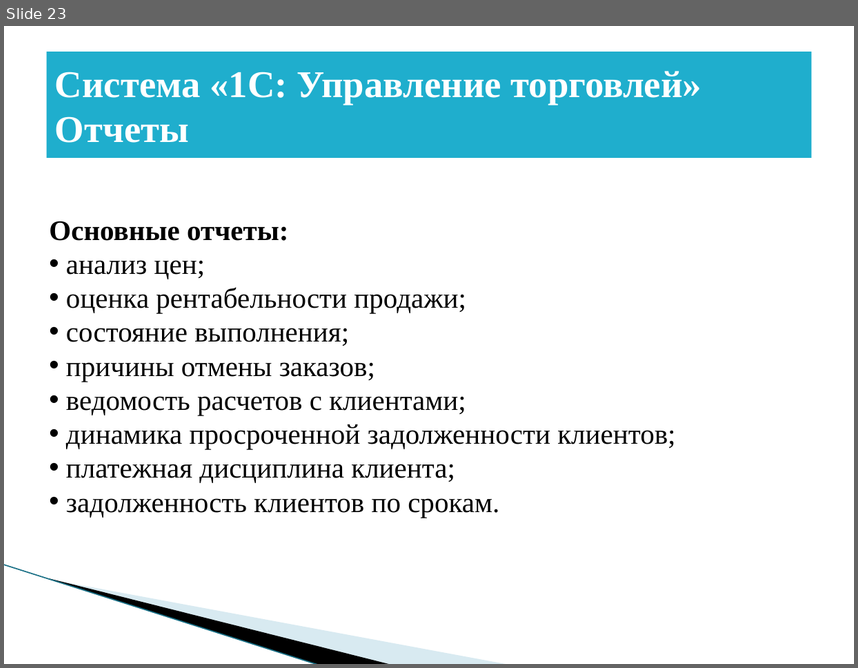
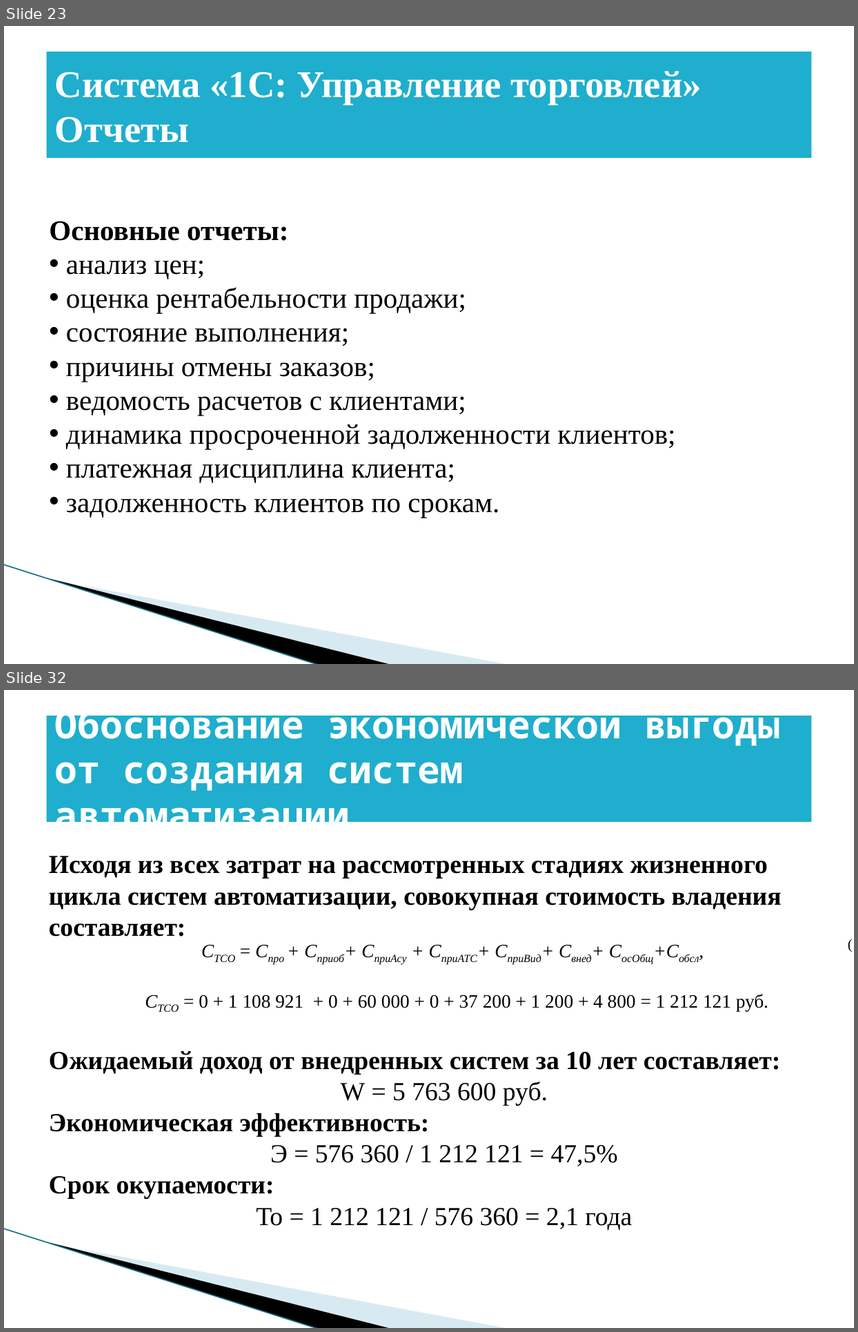
Before and after one commit to BadMax-Kirov/VKR, a slide deck: Выпускная квалификационная работа.pptx. Shown one above the other, each under a label of ours: slide 23 before the commit, slides 23 and 32 after it; the slides between them are not shown. The pictures are 858x668 and 858x1332 pixels, drawn with LibreOffice and Linux fonts; fonts in the diff are those of the drawing; background and template pictures are left out. Boxes give left, top, right and bottom in pixels: in the first picture for what was removed or moved away, otherwise in the second. Text is boxed around its words. In the diff, an @@ line names an element or a change of style, - is before the commit and + after.

```diff
--- a/Выпускная квалификационная работа.pptx
+++ b/Выпускная квалификационная работа.pptx
@@ slide 32 added at [4,690,854,1328], background #FFFFFF; not listed: 3 template elements that a slide beside it also shows @@
@@ title added at [47,716,811,822], fill #1FAECD, 32 pt, text #FFFFFF, bold @@
+Обоснование экономической выгоды от создания систем автоматизации.
@@ text added at [49,856,782,1230], 22 pt, text #000000, bold @@
+Исходя из всех затрат на рассмотренных стадиях жизненного цикла систем автоматизации, совокупная стоимость владения составляет:
+Ожидаемый доход от внедренных систем за 10 лет составляет:
+W = 5 763 600 руб.
+Экономическая эффективность:
+Э = 576 360 / 1 212 121 = 47,5%
+Срок окупаемости:
+То = 1 212 121 / 576 360 = 2,1 года
@@ table added at [67,929,854,1014], 1 rows, 2 columns @@
+СТСО = Cпро + Cприоб+ CприАсу + CприАТС+ CприВид+ Cвнед+ CосОбщ+Cобсл, / СТСО = 0 + 1 108 921 + 0 + 60 000 + 0 + 37 200 + 1 200 + 4 800 = 1 212 121 руб. | (
```
Also in this commit, not shown: 5 slides changed, 5 other slides added, 1 other file.
